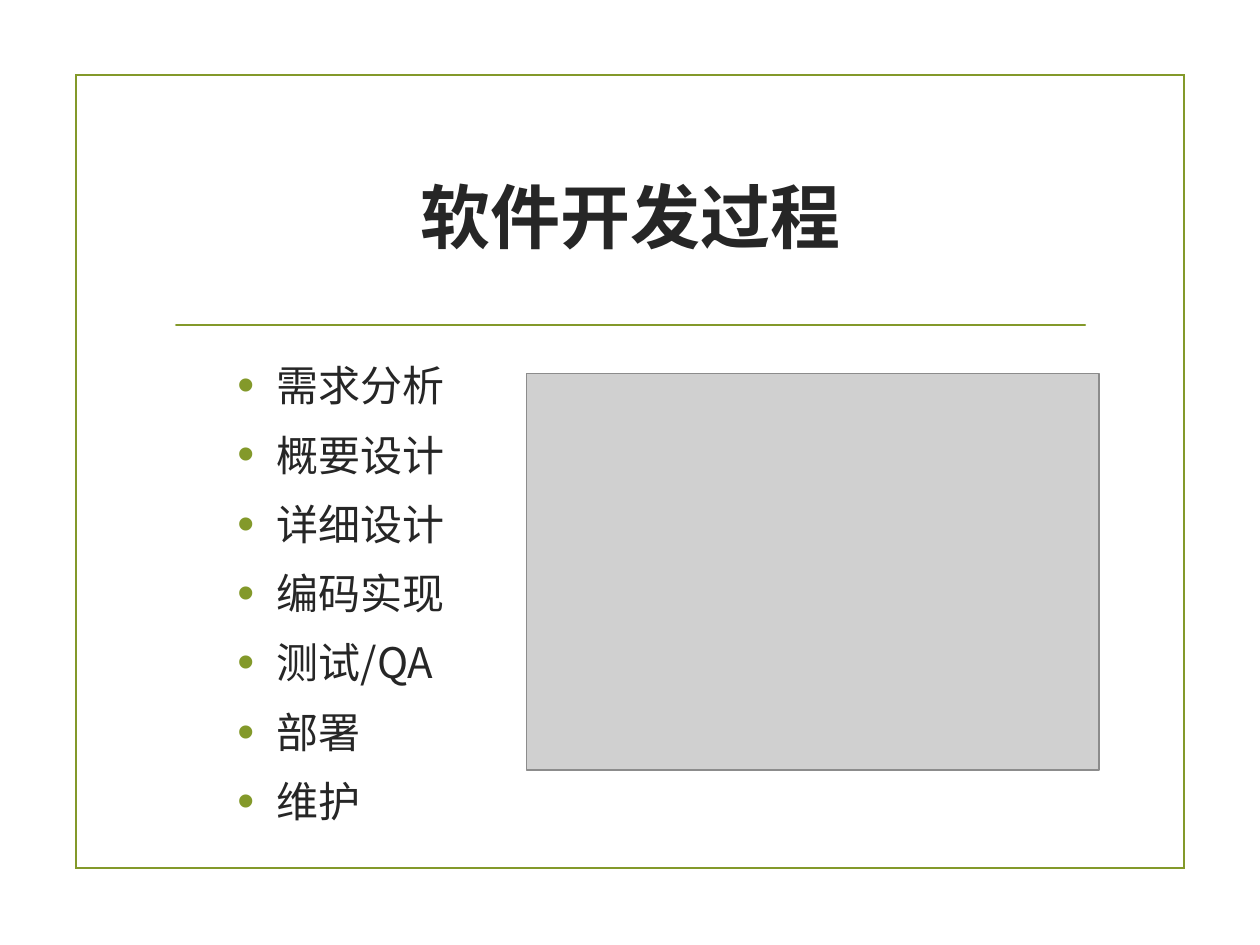
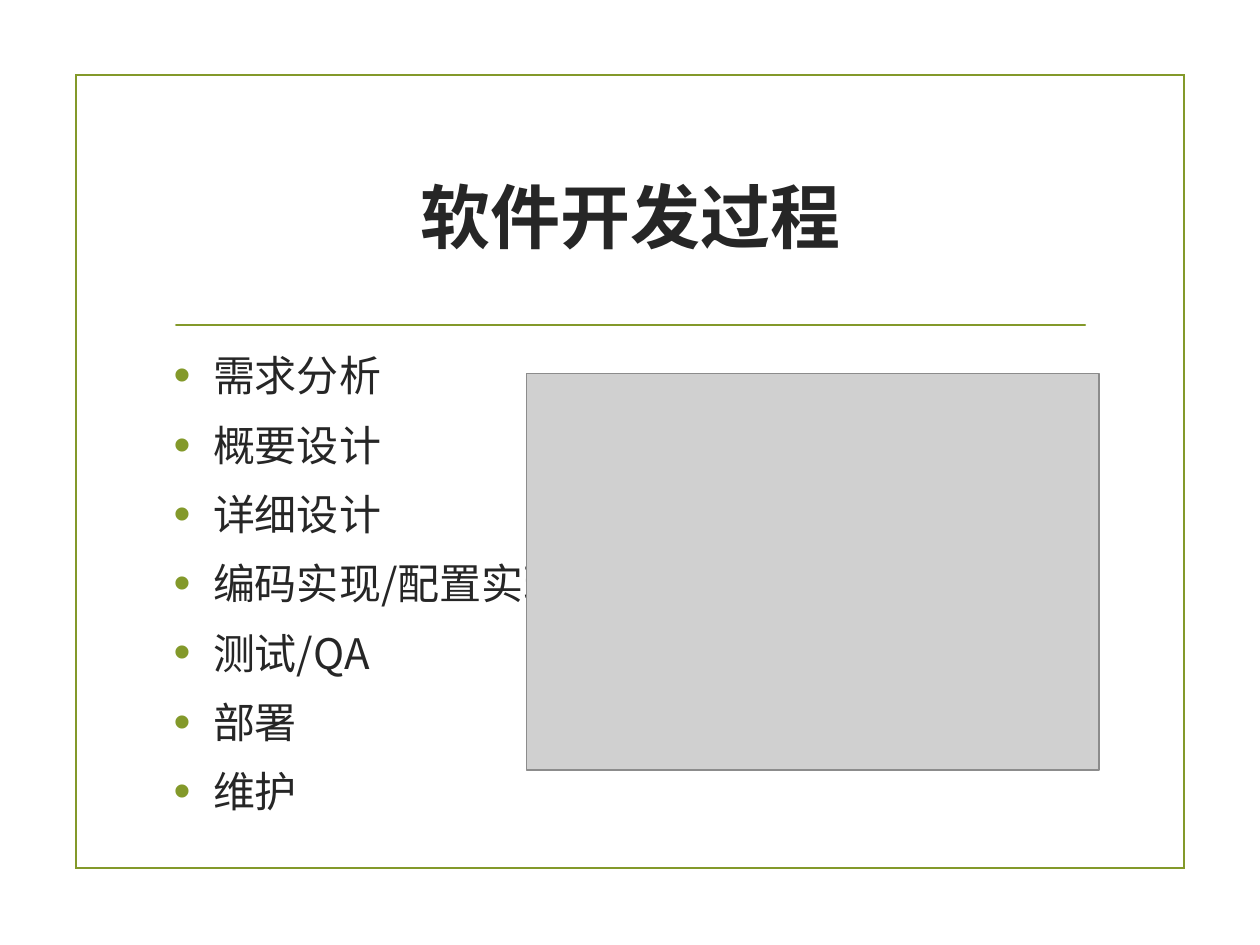
Before and after one commit to zuoshenghuang/curriculum, a slide deck: slide 14 of software/Ch_4_pro.pptx. Drawn at 1260x945 pixels with LibreOffice and Linux fonts; fonts in the diff are those of the drawing; grey boxes stand for pictures; background and template pictures are left out. Boxes give left, top, right and bottom in pixels: in the first picture for what was removed or moved away, otherwise in the second. Text is boxed around its words. In the diff, an @@ line names an element or a change of style, - is before the commit and + after.

```diff
--- a/software/Ch_4_pro.pptx
+++ b/software/Ch_4_pro.pptx
@@ text "需求分析": place and size @@
-text "需求分析" at (277,365,445,821)
+text "需求分析" at (213,355,750,811)
@@ text at (213,557,750,610): text changed @@
-• 编码实现
+• 编码实现/配置实现/资源实现
```
Also in this commit, not shown: 6 other slides changed, 1 other file.
